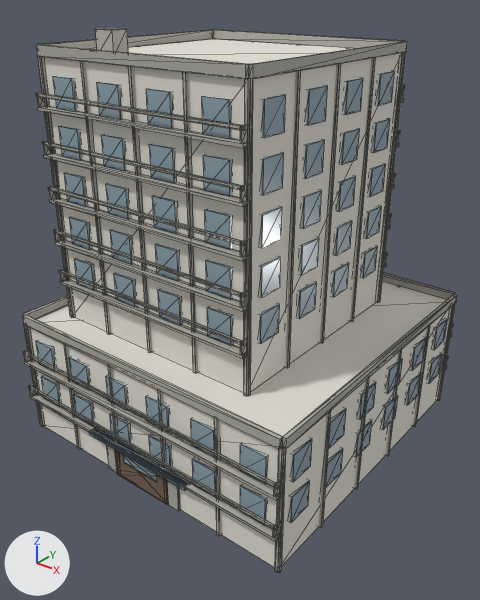
What one commit did to the glTF model public/buildings/residential_3x3_b.glb.
Camera for both pictures: a camera (50 mm lens) standing at (38.4, -23.5, 31.3) and looking at (11.9, 9.6, 10.8). Lighting does not change. The marker at lower left points along +X, +Y and +Z. The first picture is the older version. Mesh edges are drawn as thin lines. Vertices at exactly the same position are counted once.

Before the edit, the objects in view are built like this:
```python
mat_residential_3x3_b_trim = principled_material('residential_3x3_b_trim')
mat_residential_3x3_b_trim.base_color = (0.429, 0.418, 0.374)  # grey #afada5
mat_residential_3x3_b_trim.roughness = 0.85
me_residential_3x3_b_0 = bpy.data.meshes.new('residential_3x3_b_0')
me_residential_3x3_b_0.from_pydata(...)  # 1928 vertices, 2928 faces; spans x -0.2..22.8, y -0.6..23.1, z 0.0..28.5
# faces by material slot: [24, 1548, 1332, 12, 12]
me_residential_3x3_b_0.materials.append(mat_residential_3x3_b_wall)  # white #e5e2d7
me_residential_3x3_b_0.materials.append(mat_residential_3x3_b_glass)  # greyish blue #90a6b1
me_residential_3x3_b_0.materials.append(mat_residential_3x3_b_trim)  # grey #afada5
me_residential_3x3_b_0.materials.append(mat_residential_3x3_b_door)  # brown #766150
me_residential_3x3_b_0.materials.append(mat_residential_3x3_b_awning)  # greyish blue #76909e
ob_residential_3x3_b_0 = bpy.data.objects.new('residential_3x3_b_0', me_residential_3x3_b_0)
ob_residential_3x3_b_0.location = (0.0, 0.0, 0.0)
```
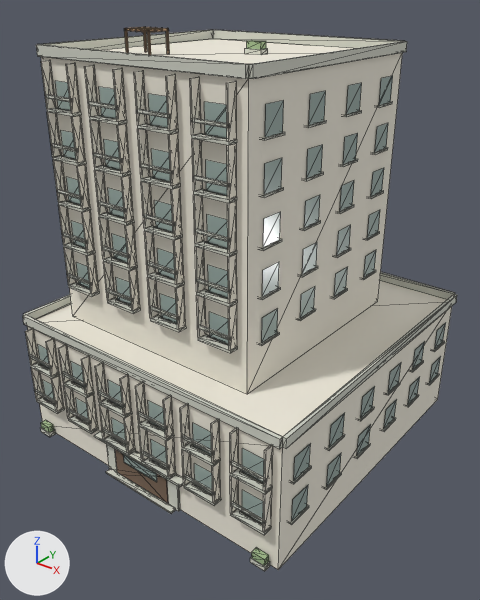
Where the change shows, as pixel boxes (x1, y1, x2, y2) in the pictures (480 x 600 px):
'residential_3x3_b_0', recoloured, reshaped: before (23, 28, 457, 572); after (23, 27, 457, 571)
part 1 of me_residential_3x3_b_0, deleted: before (23, 28, 455, 572)
part 2 of me_residential_3x3_b_0, built on: before (42, 71, 399, 299); after (41, 27, 393, 353)
part 3 of me_residential_3x3_b_0, reshaped: before (28, 356, 449, 542); after (25, 323, 446, 571)
part 4 of me_residential_3x3_b_0, added: after (245, 40, 268, 55)

What the commit changed:
Material 'residential_3x3_b_trim' (mat_residential_3x3_b_trim) changes colour from grey #afada5 to light grey #d3d4c8; in linear values from (0.429, 0.418, 0.374) to (0.65, 0.66, 0.58).
Material 'residential_3x3_b_sign' (mat_residential_3x3_b_sign) is new.
Its base color is (0.46, 0.29, 0.16) (brown #b5936f).
Its roughness is 0.85.
me_residential_3x3_b_0 is used by ob_residential_3x3_b_0; location (0.0, 0.0, 0.0).
me_residential_3x3_b_0 had 1928 vertices, 2928 faces and spanned x -0.2..22.8, y -0.6..23.1, z 0.0..28.5.
me_residential_3x3_b_0 now has 2640 vertices, 3688 faces and spans x -0.2..22.8, y -0.6..22.8, z 0.0..28.5.
me_residential_3x3_b_0 part 1: 198 loose pieces with 1584 vertices, spanning x -0.2..22.7, y -0.6..23.1, z 0.0..28.5, are deleted.
me_residential_3x3_b_0 part 2: 144 vertices removed from x 1.6..18.1, y 2.1..19.5, z 12.0..25.9; 1584 vertices added at x 1.6..18.2, y 2.1..19.1, z 11.8..28.5.
me_residential_3x3_b_0 part 3: 111 vertices removed from x -0.2..22.6, y -0.6..23.1, z 2.7..4.9; 951 vertices added at x -0.2..22.7, y -0.6..22.7, z 0.0..8.8.
me_residential_3x3_b_0 part 4: 16 vertices added at x 10.7..12.0, y 11.6..12.3, z 27.0..27.8.
me_residential_3x3_b_0 gains material mat_residential_3x3_b_sign (brown #b5936f).
